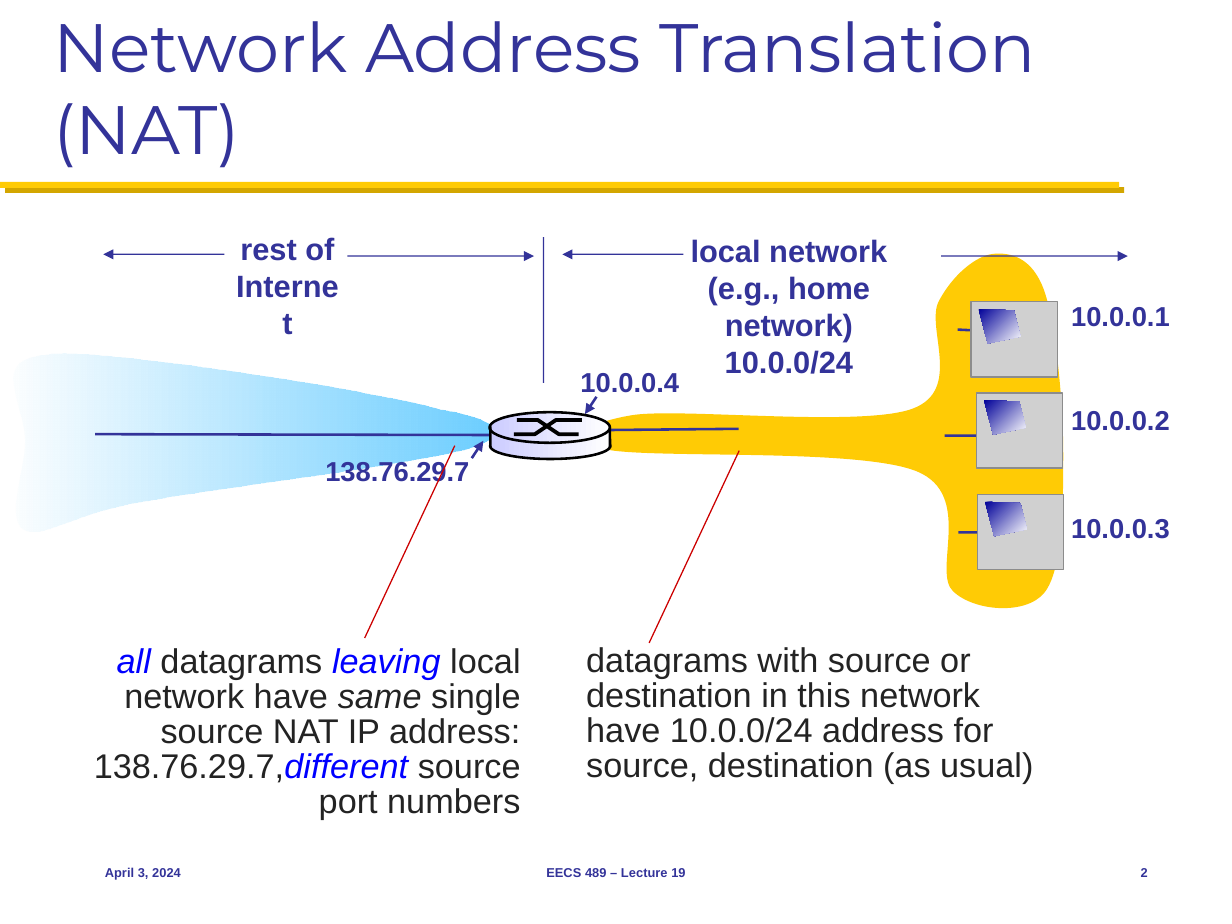
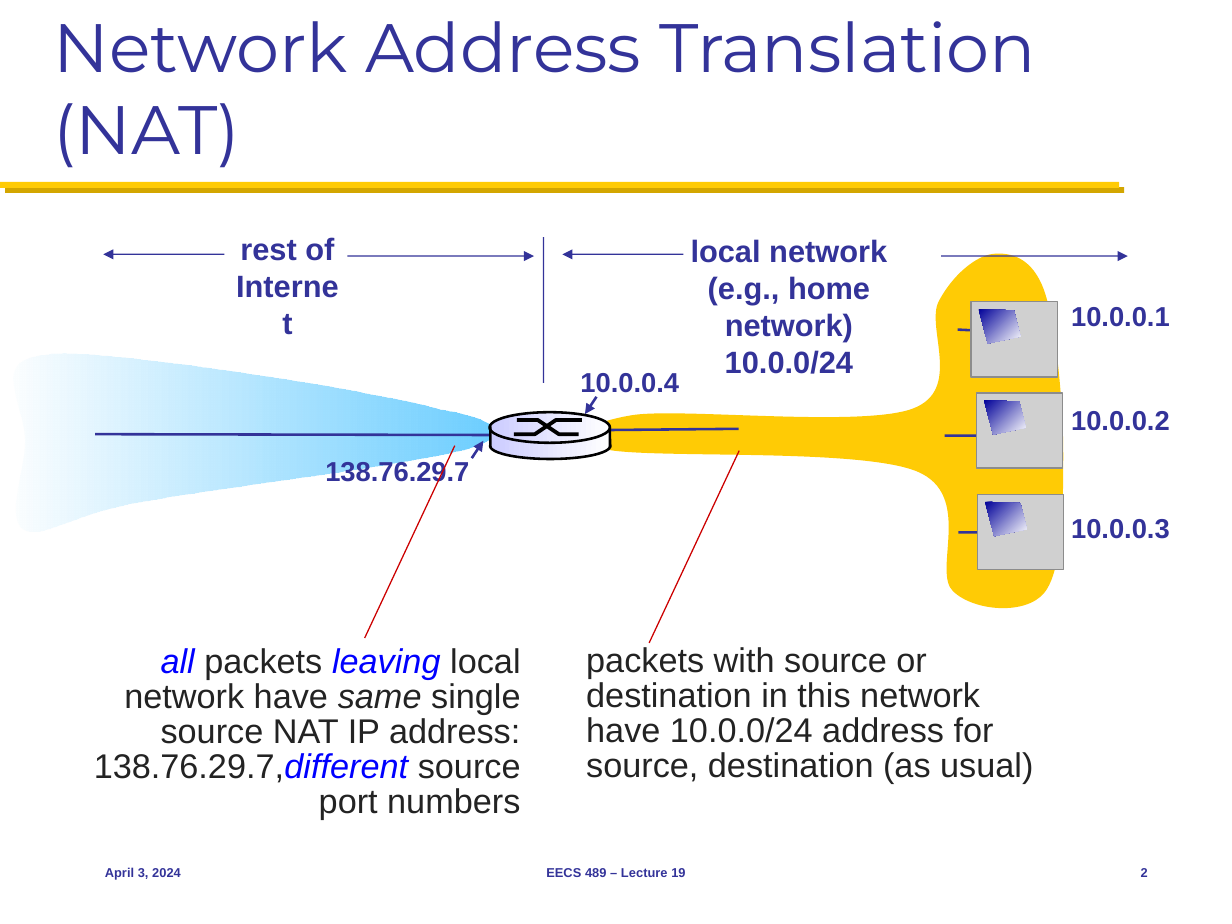
Before and after one commit to parthraut/eecs489, a slide deck: slide 2 of Slides/040324.pptx. Drawn at 1232x924 pixels with LibreOffice and Linux fonts; fonts in the diff are those of the drawing; grey boxes stand for pictures. Boxes give left, top, right and bottom in pixels: in the first picture for what was removed or moved away, otherwise in the second. Text is boxed around its words. In the diff, an @@ line names an element or a change of style, - is before the commit and + after.

```diff
--- a/Slides/040324.pptx
+++ b/Slides/040324.pptx
@@ text at [161,648,520,679]: text changed @@
-all datagrams leaving local
+all packets leaving local
@@ text at [586,647,926,679]: text changed @@
-datagrams with source or
+packets with source or
```
Also in this commit, not shown: 2 other slides changed, 1 other file.
